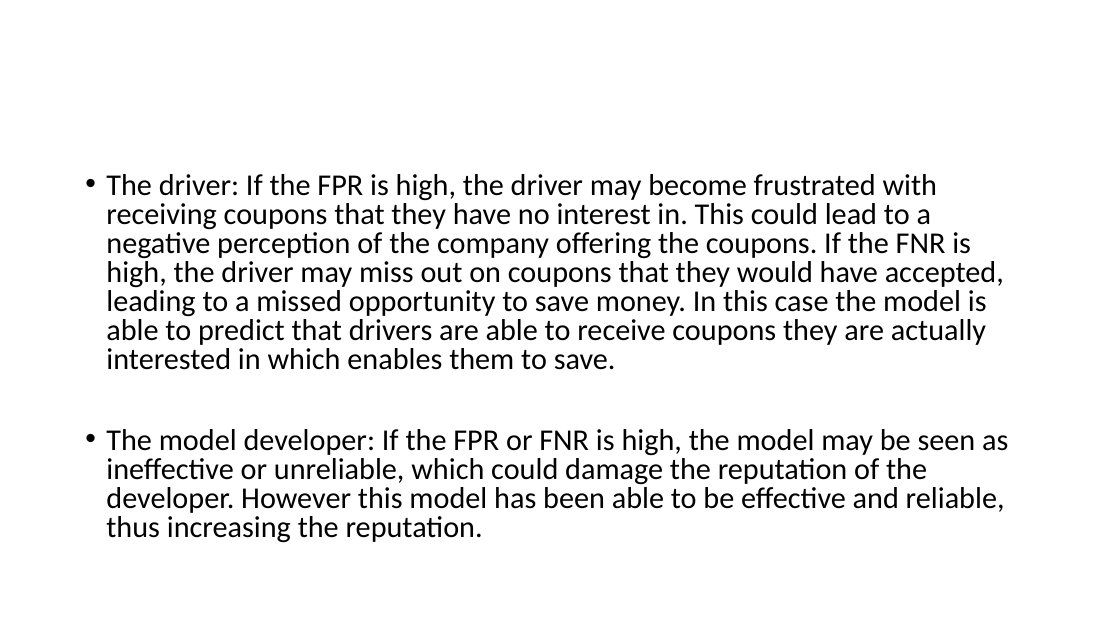
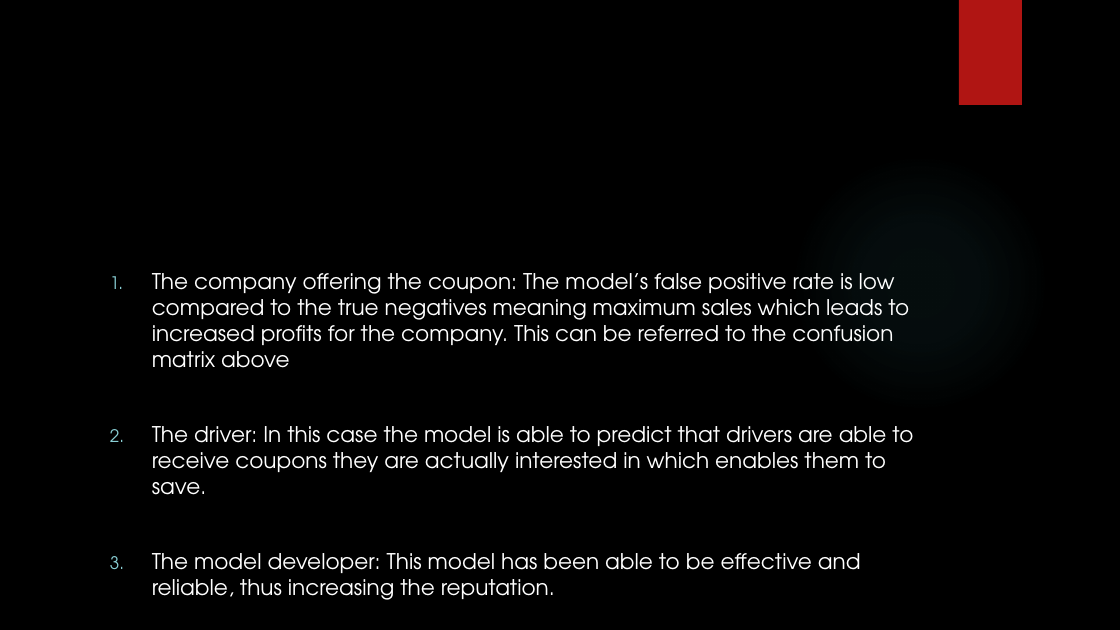
Before and after one commit to Oruka01/Coupon-recommendation-predictions, a slide deck: slide 12 of Presentation/Presentation slide.pptx (slide 13 before the commit). Drawn at 1120x630 pixels with LibreOffice and Linux fonts; fonts in the diff are those of the drawing; background and template pictures are left out. Boxes give left, top, right and bottom in pixels: in the first picture for what was removed or moved away, otherwise in the second. Text is boxed around its words. In the diff, an @@ line names an element or a change of style, - is before the commit and + after.

```diff
--- a/Presentation/Presentation slide.pptx
+++ b/Presentation/Presentation slide.pptx
@@ background #FFFFFF to picture (left out) @@
@@ rectangle added at [959, 0, 1022, 105], fill #B01513 @@
@@ ellipse added at [791, 154, 1049, 413], fill gradient #50B9C1 @@
@@ text at [152, 273, 913, 573]: text changed; size 25.9 to 18.5 pt; font Calibri to TeX Gyre Adventor; text colour #000000 to #FFFFFF @@
-• The driver: If the FPR is high, the driver may become frustrated with receiving coupons that they have no interest in. This could lead to a negative perception of the company offering the coupons. If the FNR is high, the driver may miss out on coupons that they would have accepted, leading to a missed opportunity to save money. In this case the model is able to predict that drivers are able to receive coupons they are actually interested in which enables them to save.
-• The model developer: If the FPR or FNR is high, the model may be seen as ineffective or unreliable, which could damage the reputation of the developer. However this model has been able to be effective and reliable, thus increasing the reputation.
+1. The company offering the coupon: The model’s false positive rate is low compared to the true negatives meaning maximum sales which leads to increased profits for the company. This can be referred to the confusion matrix above
+2. The driver: In this case the model is able to predict that drivers are able to receive coupons they are actually interested in which enables them to save.
+3. The model developer: This model has been able to be effective and reliable, thus increasing the reputation.
```
Also in this commit, not shown: 8 other slides changed, 4 slides added, 5 slides removed.
